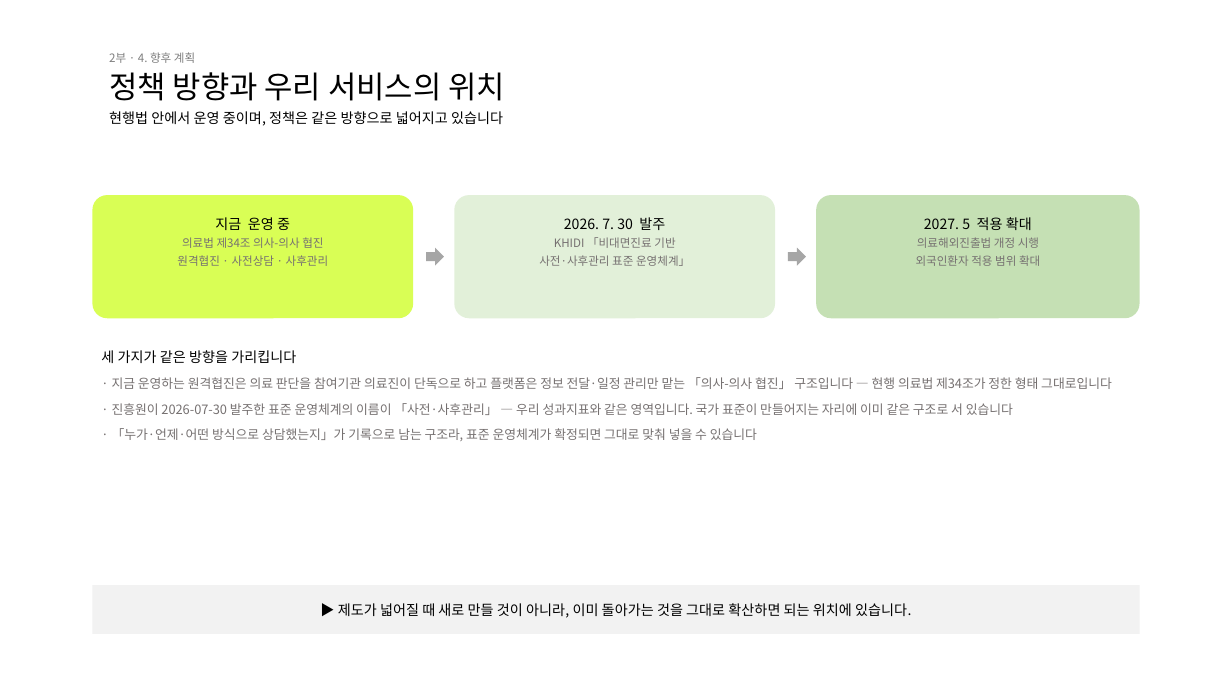
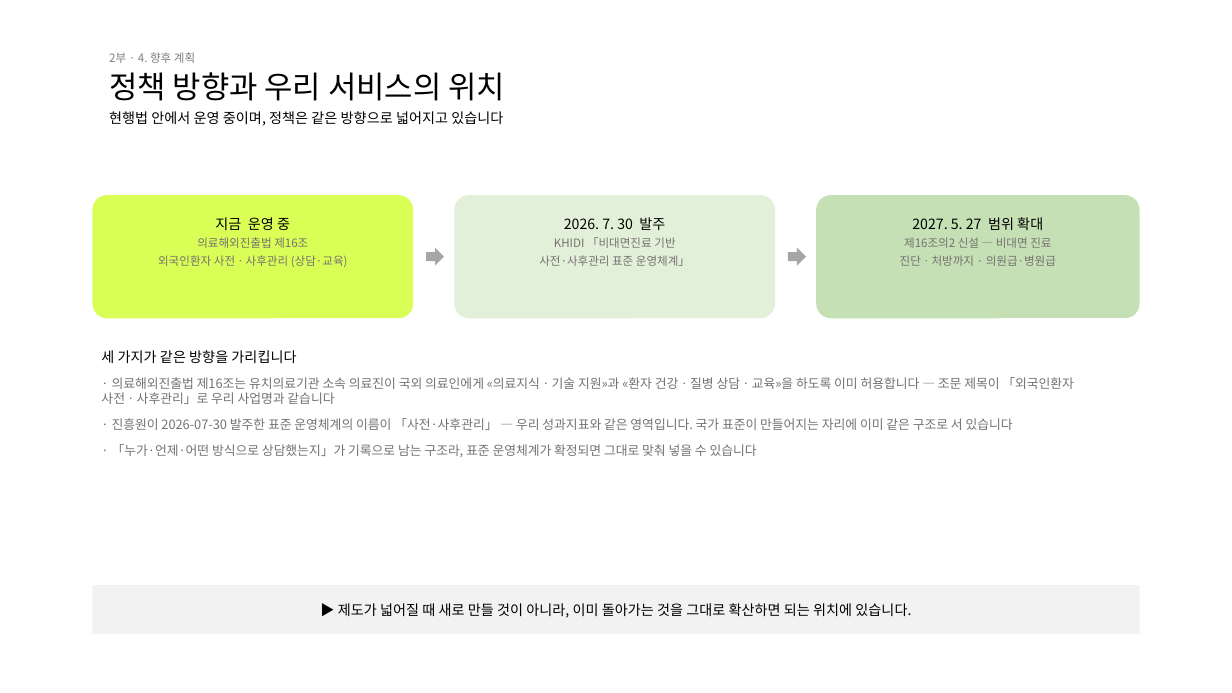
Before and after one commit to bonroi2296-tech/HEALO_KHIDI, a slide deck: slide 22 of docs/presentations/KHIDI_중간보고_20260827.pptx. Drawn at 1232x693 pixels with LibreOffice and Linux fonts; fonts in the diff are those of the drawing. Boxes give left, top, right and bottom in pixels: in the first picture for what was removed or moved away, otherwise in the second. Text is boxed around its words. In the diff, an @@ line names an element or a change of style, - is before the commit and + after.

```diff
--- a/docs/presentations/KHIDI_중간보고_20260827.pptx
+++ b/docs/presentations/KHIDI_중간보고_20260827.pptx
@@ text at bbox=[158, 237, 348, 267]: text changed @@
-의료법 제34조 의사-의사 협진
-원격협진 · 사전상담 · 사후관리
+의료해외진출법 제16조
+외국인환자 사전ㆍ사후관리 (상담·교육)
@@ text at bbox=[900, 217, 1056, 266]: text changed @@
-2027. 5 적용 확대
-의료해외진출법 개정 시행
-외국인환자 적용 범위 확대
+2027. 5. 27 범위 확대
+제16조의2 신설 — 비대면 진료
+진단ㆍ처방까지 · 의원급·병원급
@@ text at bbox=[101, 377, 1074, 404]: text changed @@
-· 지금 운영하는 원격협진은 의료 판단을 참여기관 의료진이 단독으로 하고 플랫폼은 정보 전달·일정 관리만 맡는 「의사-의사 협진」 구조입니다 — 현행 의료법 제34조가 정한 형태 그대로입니다
+· 의료해외진출법 제16조는 유치의료기관 소속 의료진이 국외 의료인에게 «의료지식ㆍ기술 지원»과 «환자 건강ㆍ질병 상담ㆍ교육»을 하도록 이미 허용합니다 — 조문 제목이 「외국인환자 사전ㆍ사후관리」로 우리 사업명과 같습니다
```
Also in this commit, not shown: 2 other slides changed, 16 other files.
